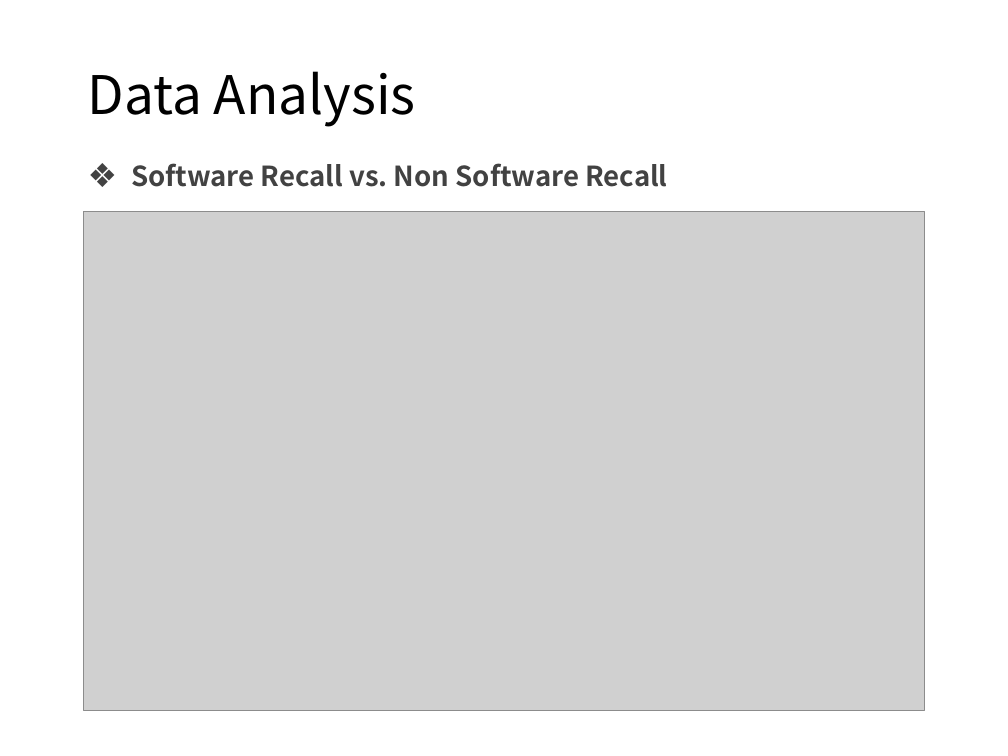
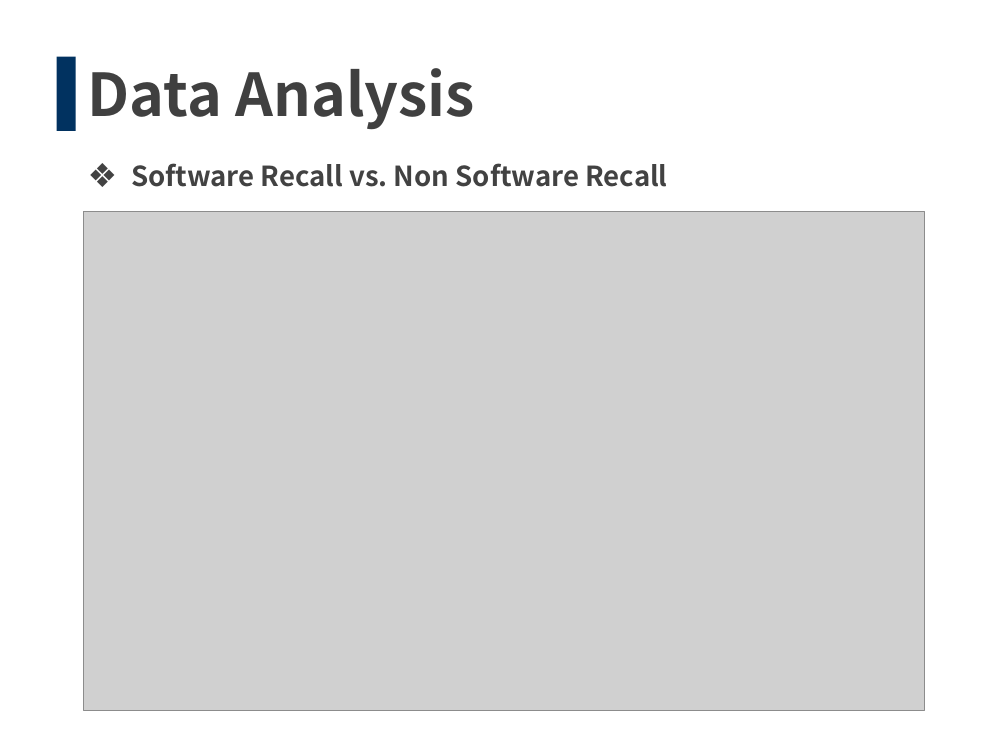
Before and after one commit to tebica/datacontest, a slide deck: slide 2 of [SEP592] Contest 2조(임석빈,박민우).pptx. Drawn at 1008x756 pixels with LibreOffice and Linux fonts; fonts in the diff are those of the drawing; grey boxes stand for pictures; background and template pictures are left out. Boxes give left, top, right and bottom in pixels: in the first picture for what was removed or moved away, otherwise in the second. Text is boxed around its words. In the diff, an @@ line names an element or a change of style, - is before the commit and + after.

```diff
--- a/[SEP592] Contest 2조(임석빈,박민우).pptx
+++ b/[SEP592] Contest 2조(임석빈,박민우).pptx
@@ title "Data Analysis" at (88, 68, 475, 130): size 54 to 60 pt, text colour #000000 to #404040, bold on @@
@@ rectangle added at (57, 57, 76, 131), fill #013260 @@
```
Also in this commit, not shown: 7 other slides changed, 6 slides added.
